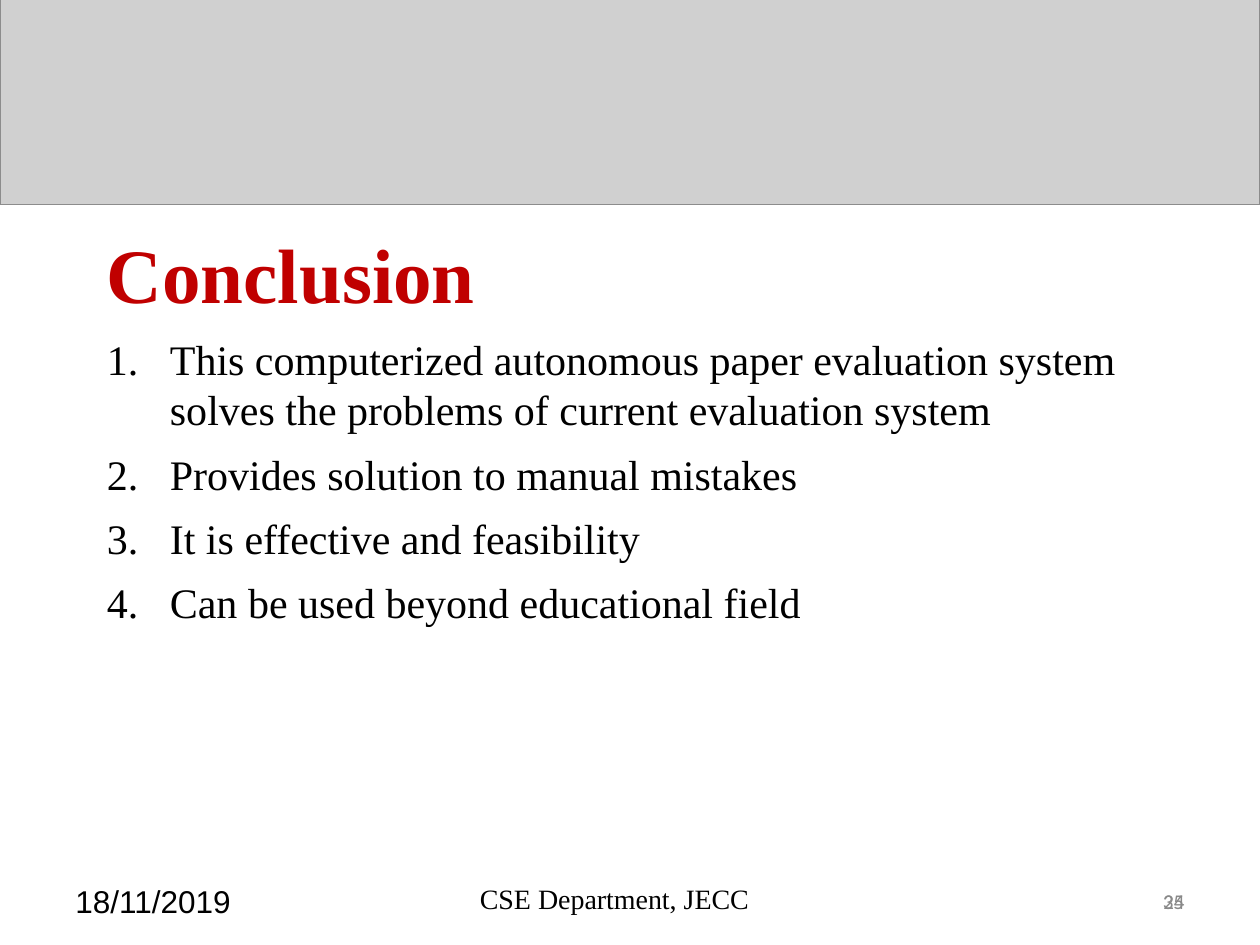
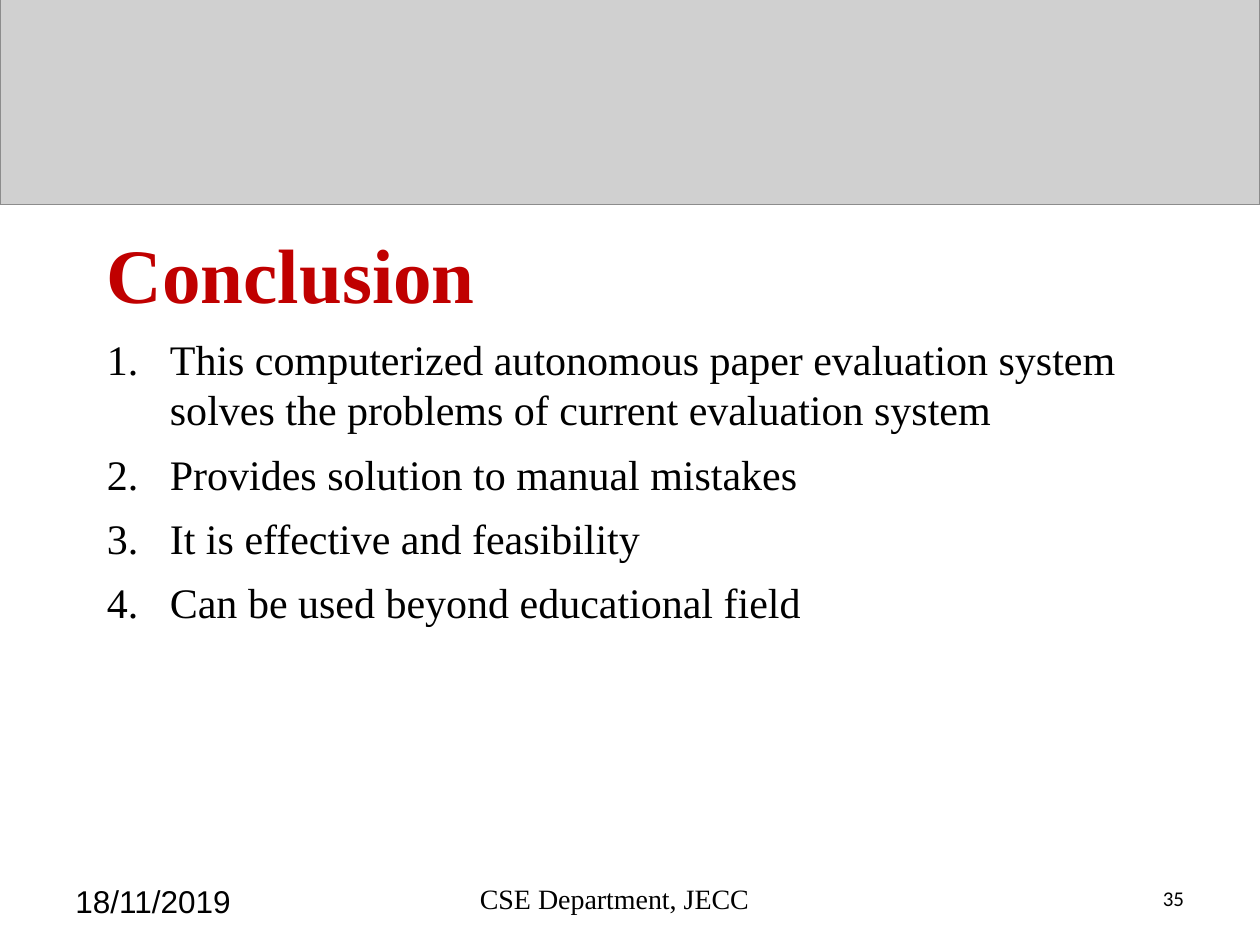
Before and after one commit to sreeragrnandan/Design-Project, a slide deck: slide 35 of DP G7 final review.pptx. Drawn at 1260x945 pixels with LibreOffice and Linux fonts; fonts in the diff are those of the drawing; grey boxes stand for pictures. Boxes give left, top, right and bottom in pixels: in the first picture for what was removed or moved away, otherwise in the second. Text is boxed around its words. In the diff, an @@ line names an element or a change of style, - is before the commit and + after.

```diff
--- a/DP G7 final review.pptx
+++ b/DP G7 final review.pptx
@@ page number at [1163,892,1184,906]: text colour #898989 to #000000 @@
@@ text removed at [1163,895,1184,909] @@
-24
```
Also in this commit, not shown: 28 other slides changed, 43 other files.
